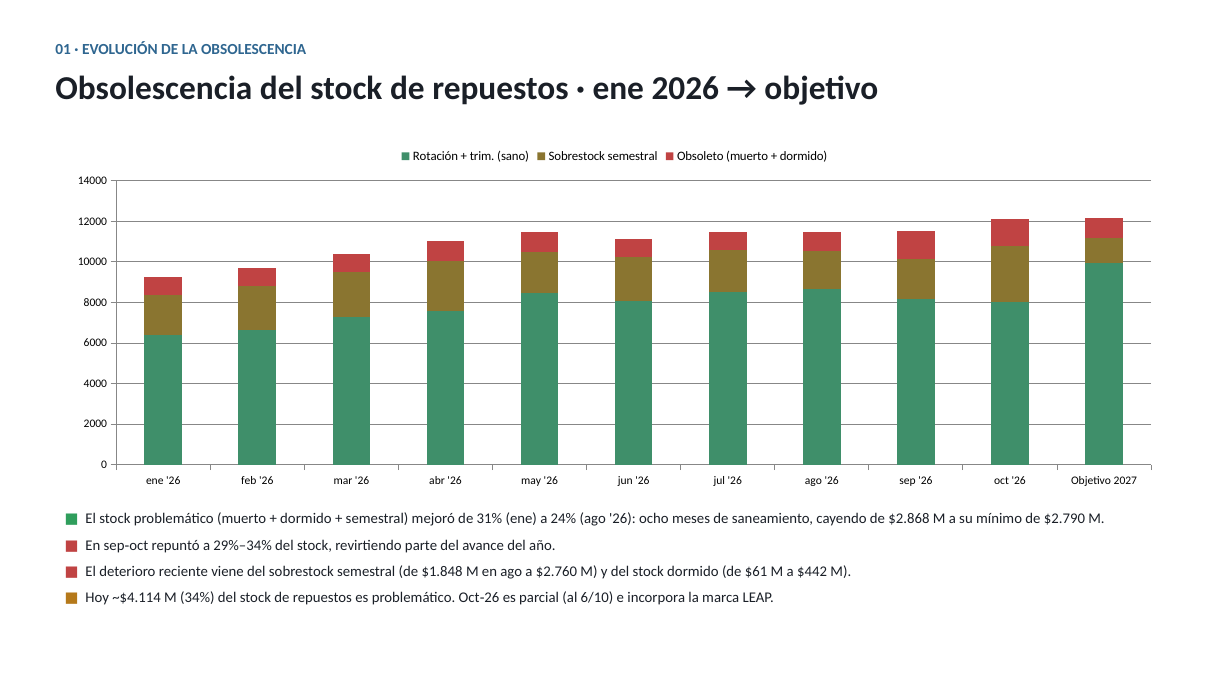
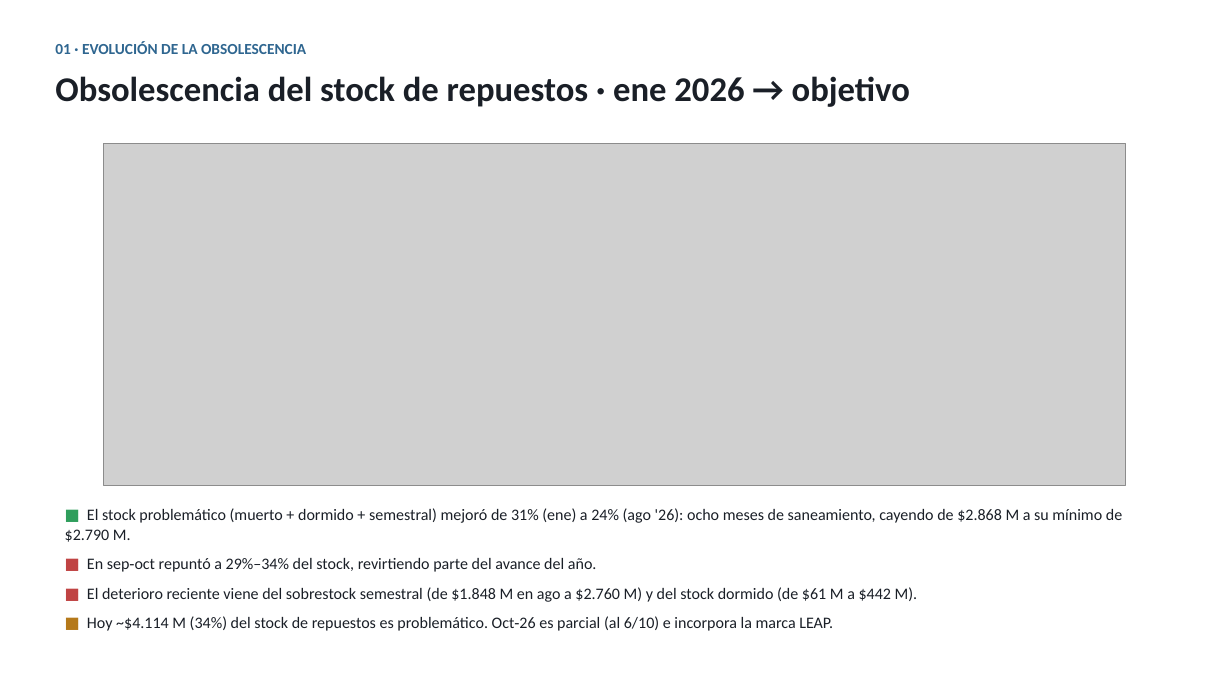
Before and after one commit to tatusaravia02-web/despachos-autocity, a slide deck: slide 2 of Analisis_Capital_de_Trabajo_Autocity.pptx. Drawn at 1232x693 pixels with LibreOffice and Linux fonts; fonts in the diff are those of the drawing; grey boxes stand for pictures. Boxes give left, top, right and bottom in pixels: in the first picture for what was removed or moved away, otherwise in the second. Text is boxed around its words. In the diff, an @@ line names an element or a change of style, - is before the commit and + after.

```diff
--- a/Analisis_Capital_de_Trabajo_Autocity.pptx
+++ b/Analisis_Capital_de_Trabajo_Autocity.pptx
@@ text "Obsolescencia del stock de repuestos ..." at <box>55,76,910,107</box>: size 26 to 27 pt @@
@@ column stacked chart removed at <box>55,139,1174,494</box> @@
-categories: ene '26, feb '26, mar '26, abr '26, may '26, jun '26, jul '26, ago '26, sep '26, oct '26, Objetivo 2027
-Rotación + trim. (sano): 6400, 6600, 7300, 7600, 8500, 8100, 8500, 8700, 8200, 8000, 10000
-Sobrestock semestral: 2000, 2200, 2200, 2500, 2000, 2200, 2000, 1800, 2000, 2800, 1200
-Obsoleto (muerto + dormido): 900, 900, 900, 1000, 1000, 900, 900, 900, 1400, 1400, 1000
@@ picture added at <box>104,143,1126,485</box> @@
@@ text "■ El stock problemático (muerto ..." at <box>65,508,1122,631</box>: size 11.5 to 12.5 pt; more space between paragraphs @@
```
Also in this commit, not shown: 4 other slides changed.
